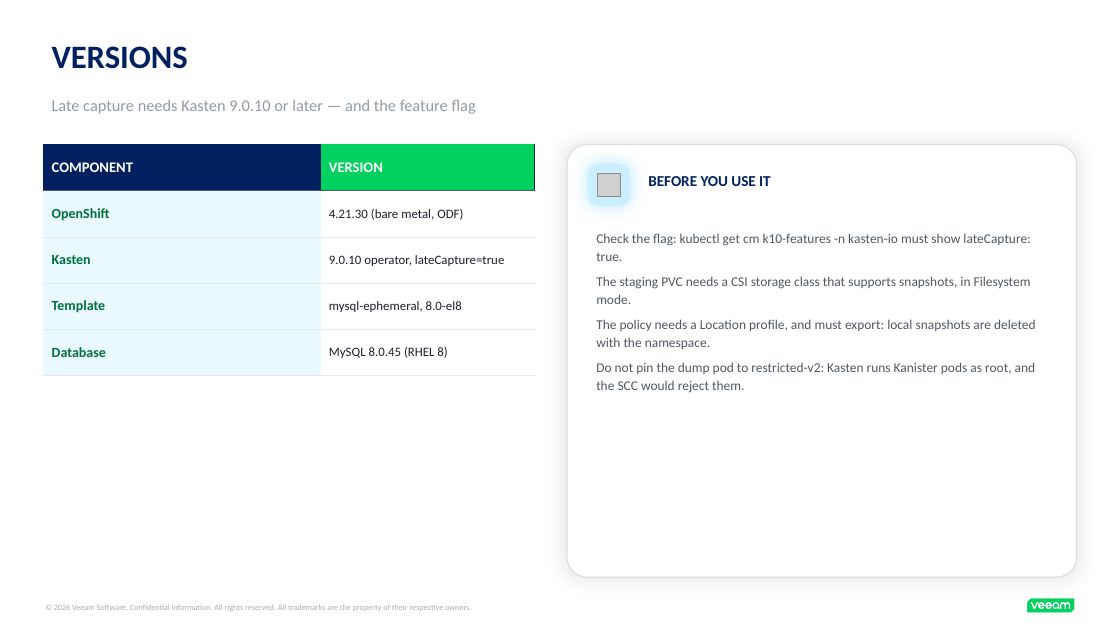
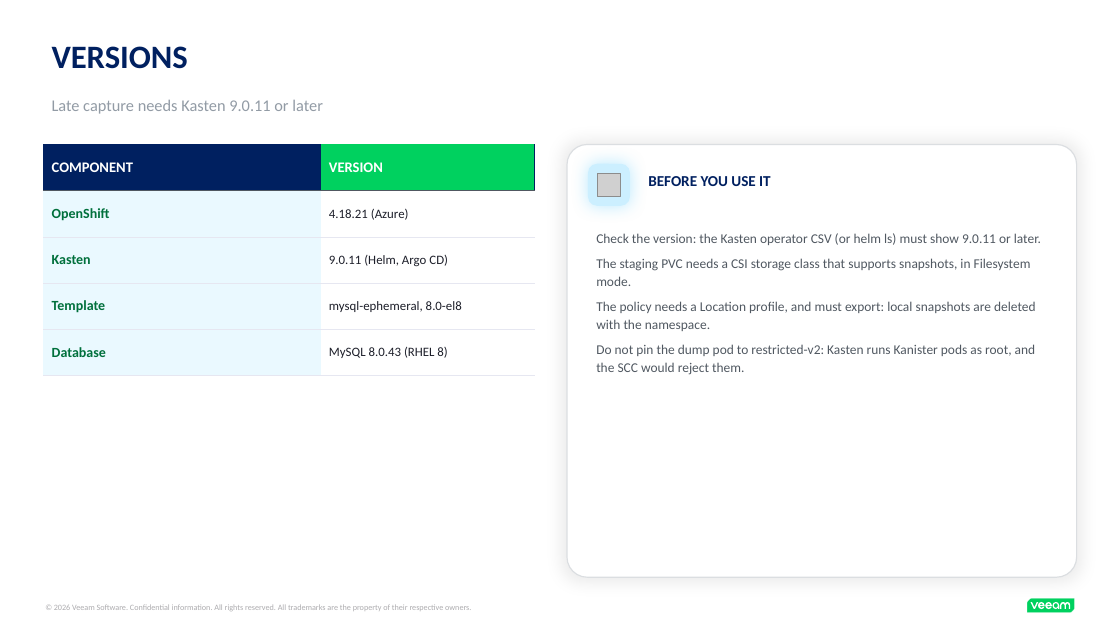
Before and after one commit to kastenhq/blueprint-ai, a slide deck: slide 10 of mysql-logical-late-capture-openshift-example/mysql-logical-late-capture-openshift.pptx. Drawn at 1120x630 pixels with LibreOffice and Linux fonts; fonts in the diff are those of the drawing; grey boxes stand for pictures. Boxes give left, top, right and bottom in pixels: in the first picture for what was removed or moved away, otherwise in the second. Text is boxed around its words. In the diff, an @@ line names an element or a change of style, - is before the commit and + after.

```diff
--- a/mysql-logical-late-capture-openshift-example/mysql-logical-late-capture-openshift.pptx
+++ b/mysql-logical-late-capture-openshift-example/mysql-logical-late-capture-openshift.pptx
@@ text at (x1=52, y1=100, x2=323, y2=114): text changed @@
-Late capture needs Kasten 9.0.10 or later — and the feature flag
+Late capture needs Kasten 9.0.11 or later
@@ table at (x1=44, y1=145, x2=535, y2=376) @@
-row 2, column 2: 4.21.30 (bare metal, ODF)
+row 2, column 2: 4.18.21 (Azure)
-row 3, column 2: 9.0.10 operator, lateCapture=true
+row 3, column 2: 9.0.11 (Helm, Argo CD)
-row 5, column 2: MySQL 8.0.45 (RHEL 8)
+row 5, column 2: MySQL 8.0.43 (RHEL 8)
@@ text at (x1=596, y1=233, x2=1041, y2=245): text changed @@
-Check the flag: kubectl get cm k10-features -n kasten-io must show lateCapture: true.
+Check the version: the Kasten operator CSV (or helm ls) must show 9.0.11 or later.
```
Also in this commit, not shown: 2 other slides changed, 19 other files.
